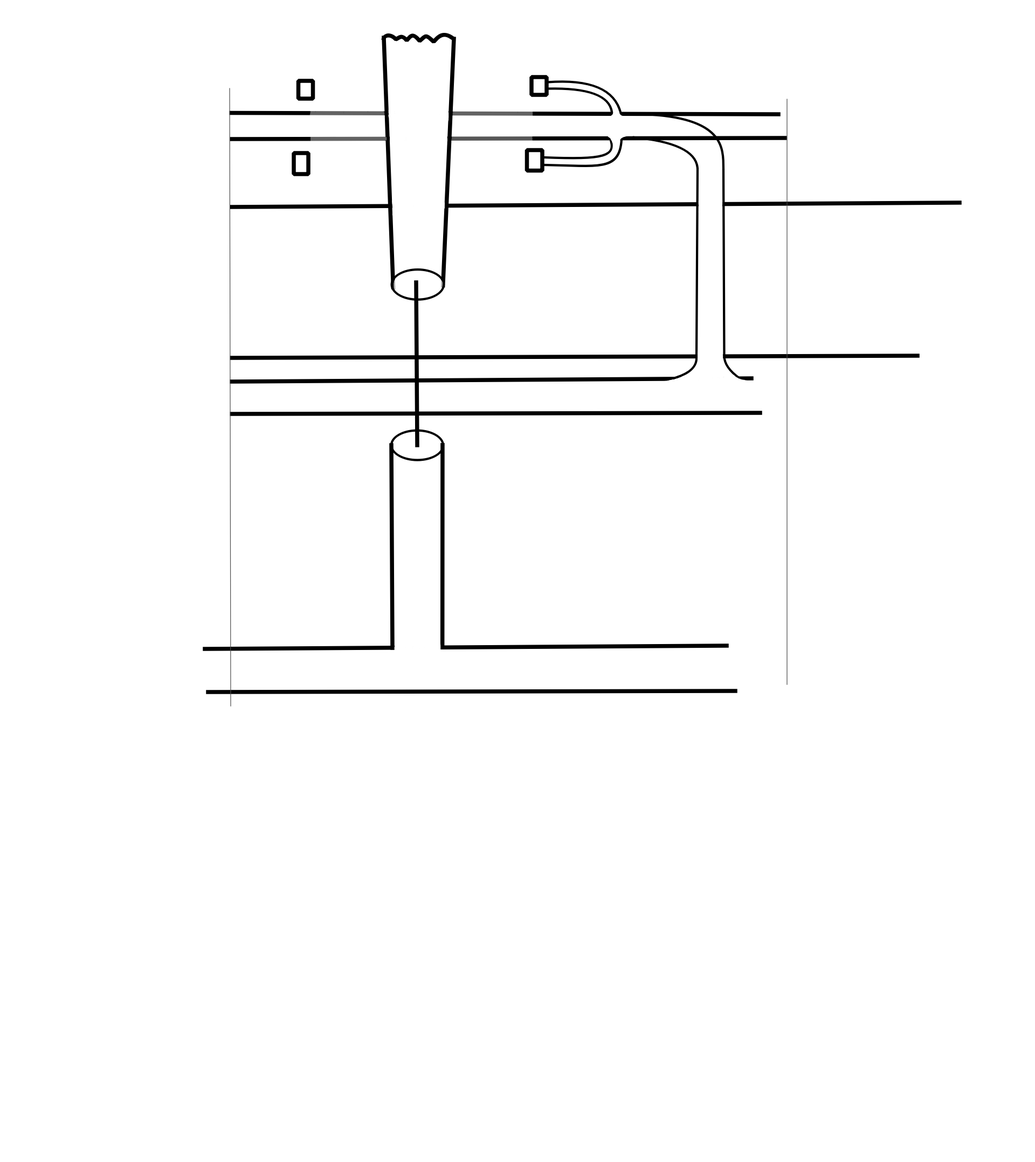
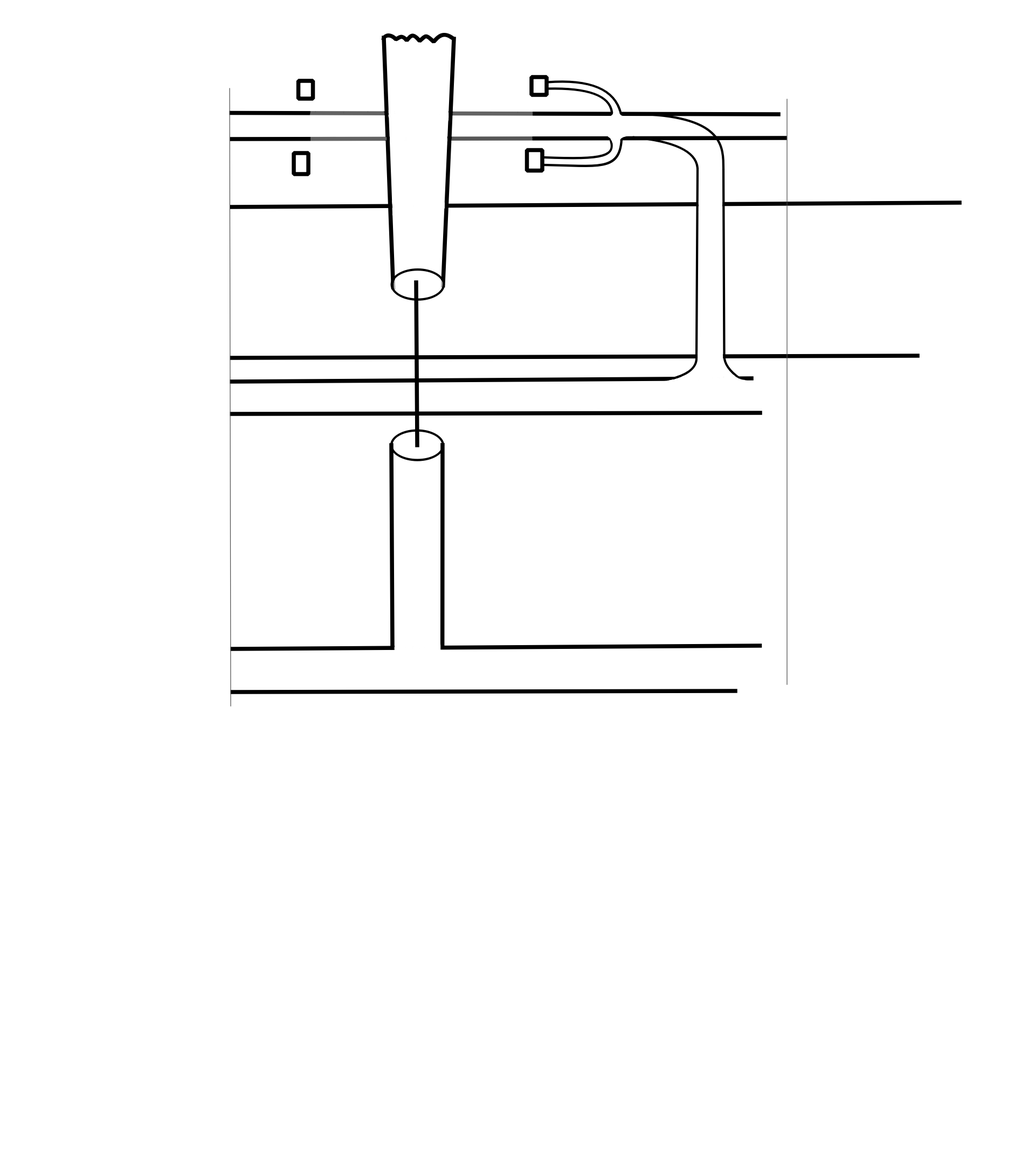
Layer changes from the first 1035×1162 image to the second:
pixels changed over [202,643,763,695] (layer not identified)
